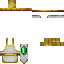
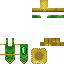
Before/after of a 64px x 64px layered artwork. What changed in the layer stack:
painted on "hat" over [0, 0, 64, 64]
hid "supplier" over [0, 0, 64, 64]
showed "new_clothes" over [0, 0, 64, 64]